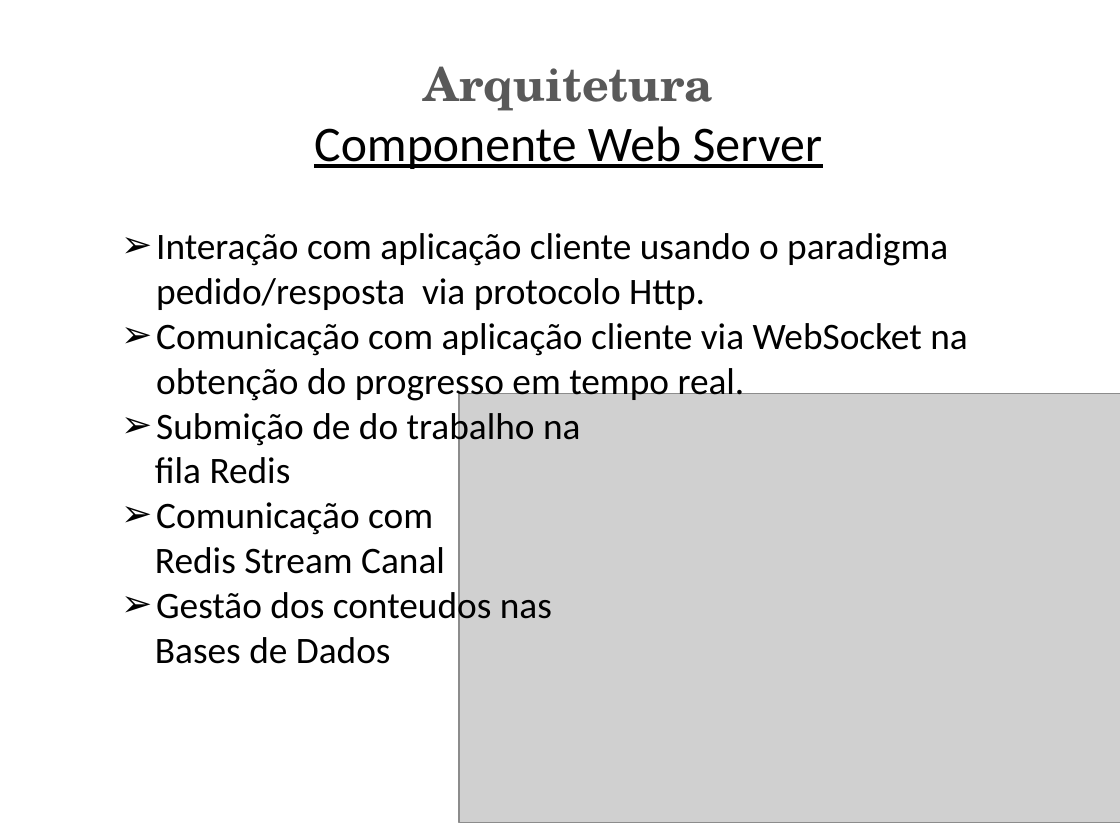
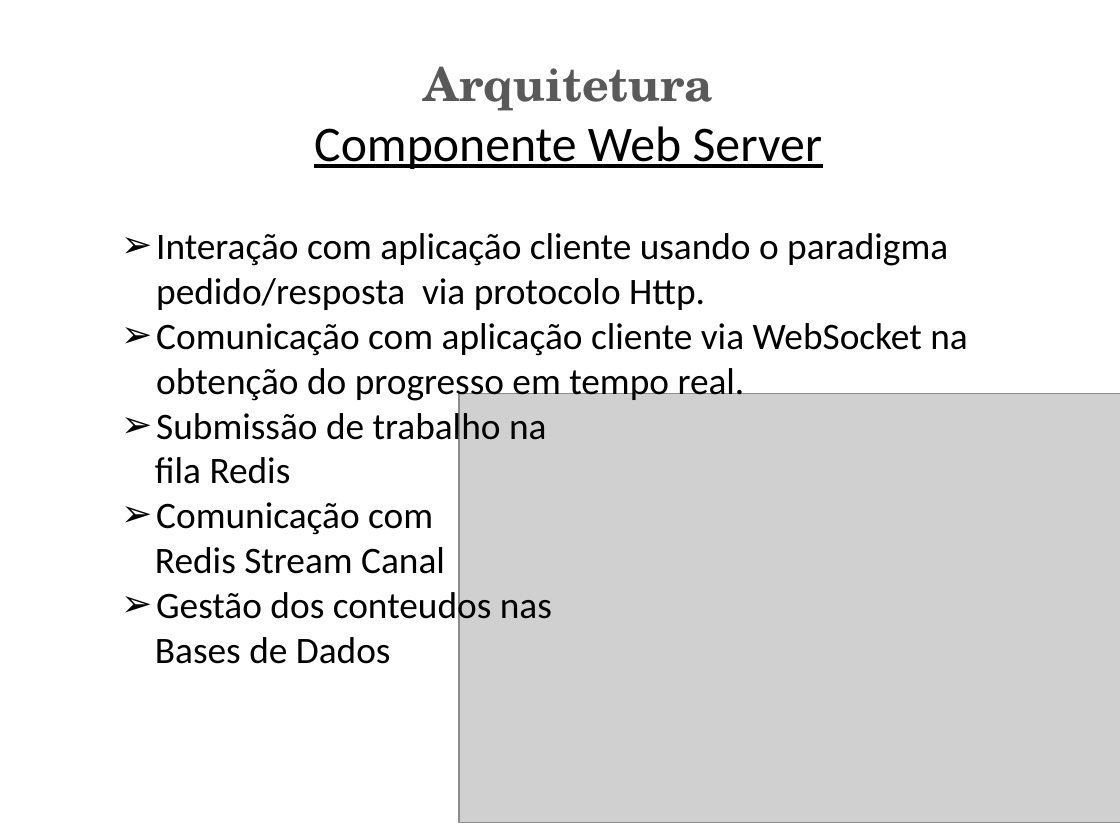
Before and after one commit to marcinschi-iuri/ciaasDocs, a slide deck: slide 8 of PCIS.pptx. Drawn at 1120x840 pixels with LibreOffice and Linux fonts; fonts in the diff are those of the drawing; grey boxes stand for pictures. Boxes give left, top, right and bottom in pixels: in the first picture for what was removed or moved away, otherwise in the second. Text is boxed around its words. In the diff, an @@ line names an element or a change of style, - is before the commit and + after.

```diff
--- a/PCIS.pptx
+++ b/PCIS.pptx
@@ text at [156,408,546,449]: text changed @@
-➢ Submição de do trabalho na
+➢ Submissão de trabalho na
```
Also in this commit, not shown: 5 other slides changed, 1 other file.
